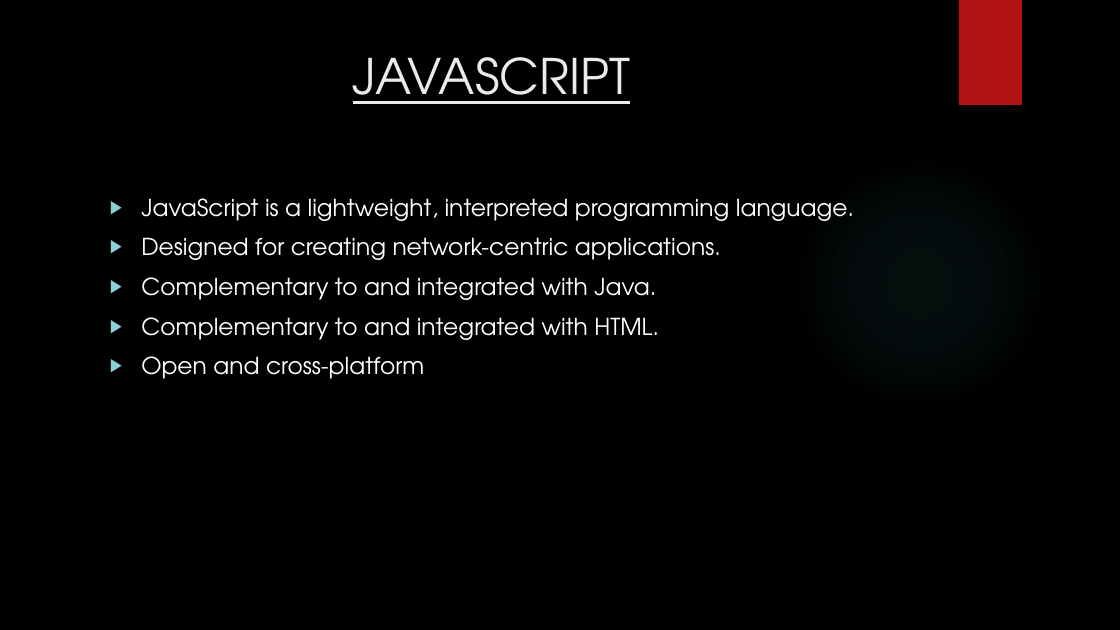
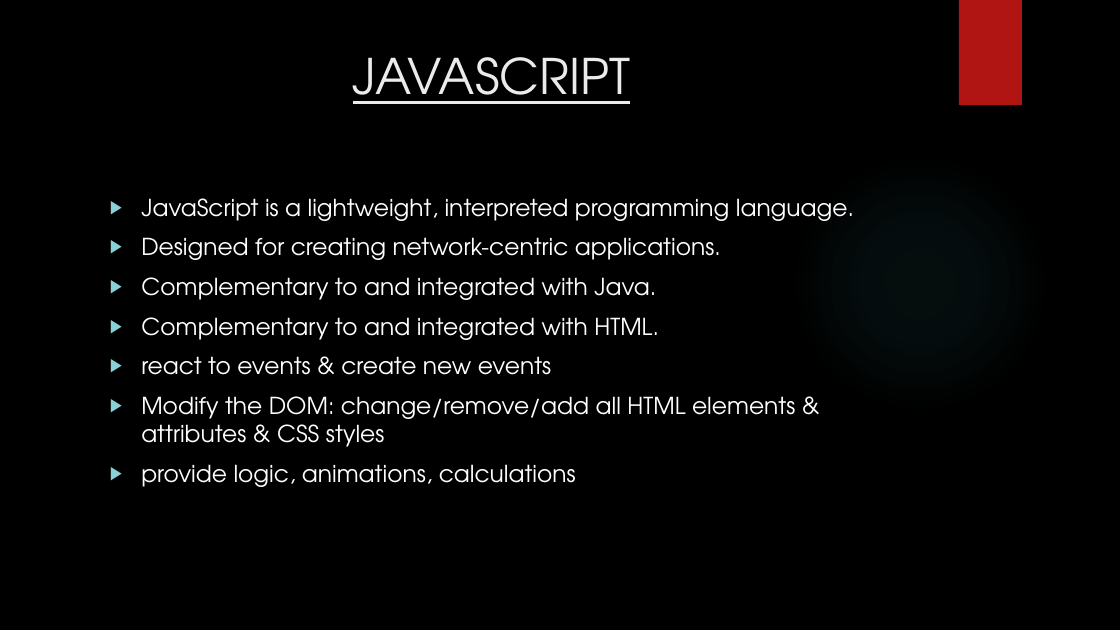
Before and after one commit to prashanthr036/qUnit-WS, a slide deck: slide 4 of docs/TestingQunit.pptx. Drawn at 1120x630 pixels with LibreOffice and Linux fonts; fonts in the diff are those of the drawing; background and template pictures are left out. Boxes give left, top, right and bottom in pixels: in the first picture for what was removed or moved away, otherwise in the second. Text is boxed around its words. In the diff, an @@ line names an element or a change of style, - is before the commit and + after.

```diff
--- a/docs/TestingQunit.pptx
+++ b/docs/TestingQunit.pptx
@@ text at (141,356,795,487): text changed @@
-▶ Open and cross-platform
+▶ react to events & create new events
+▶ Modify the DOM: change/remove/add all HTML elements & attributes & CSS styles
+▶ provide logic, animations, calculations
```
Also in this commit, not shown: 6 other slides changed, 1 slide added.
